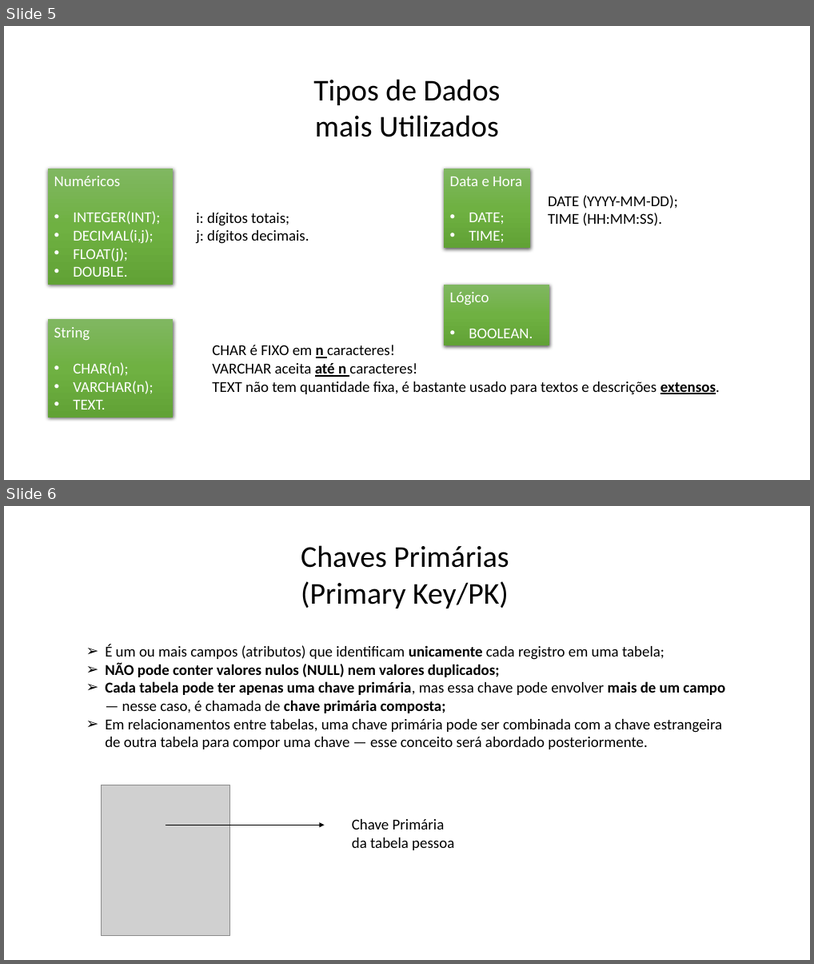
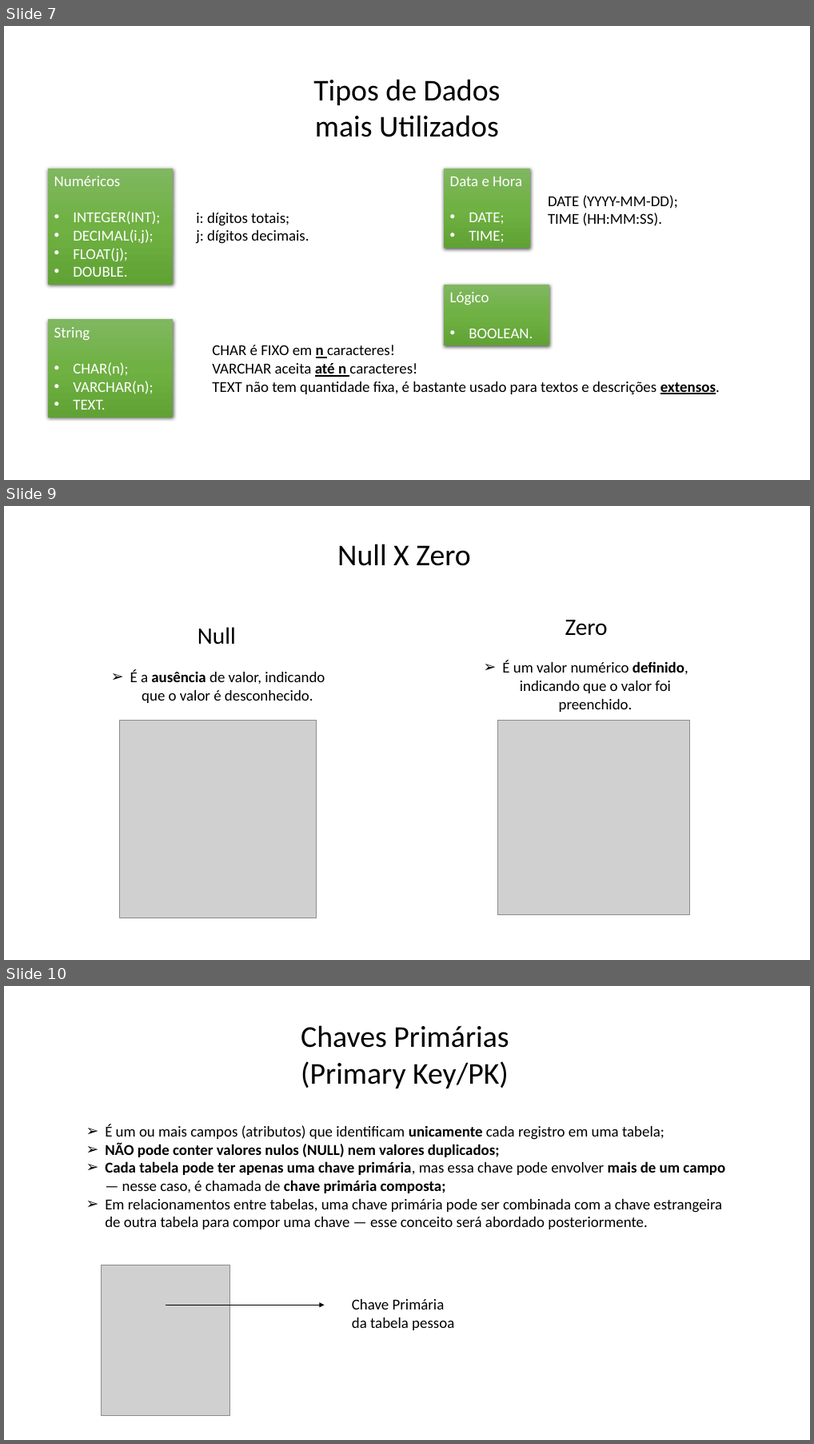
Before and after one commit to Felipe-Tagawa/C07-Monitoria, a slide deck: Aula 02/IntroduçãoBD.pptx. Shown one above the other, each under a label of ours: slides 5 and 6 before the commit, slides 7, 9 and 10 after it; the slides between them are not shown. The pictures are 814x964 and 814x1444 pixels, drawn with LibreOffice and Linux fonts; fonts in the diff are those of the drawing; grey boxes stand for pictures; background and template pictures are left out. Boxes give left, top, right and bottom in pixels: in the first picture for what was removed or moved away, otherwise in the second. Text is boxed around its words. In the diff, an @@ line names an element or a change of style, - is before the commit and + after.

```diff
--- a/Aula 02/IntroduçãoBD.pptx
+++ b/Aula 02/IntroduçãoBD.pptx
@@ slide 9 added at <box>4,506,810,960</box>, background picture (left out) @@
@@ text added at <box>338,544,470,566</box>, 36 pt, text #000000 @@
+Null X Zero
@@ text added at <box>502,620,689,712</box>, 18 pt, text #000000 @@
+Zero
+➢ É um valor numérico definido, indicando que o valor foi preenchido.
@@ text added at <box>130,627,325,703</box>, 18 pt, text #000000 @@
+Null
+➢ É a ausência de valor, indicando que o valor é desconhecido.
@@ picture added at <box>119,720,316,918</box> @@
@@ picture added at <box>498,720,690,914</box> @@
@@ what was slide 5 is now slide 7 @@
@@ what was slide 6 is now slide 10 @@
```
Also in this commit, not shown: 2 slides changed, 6 other slides added, 1 other file.
